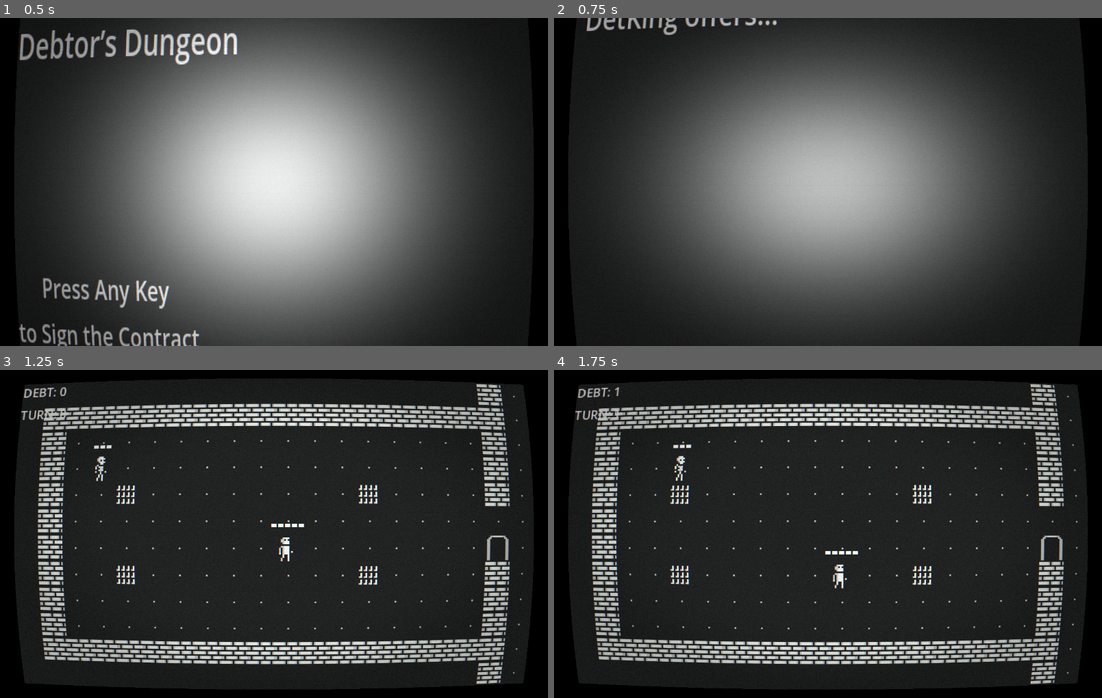
Above: before the commit, frames 1-4 (two rows, left to right).
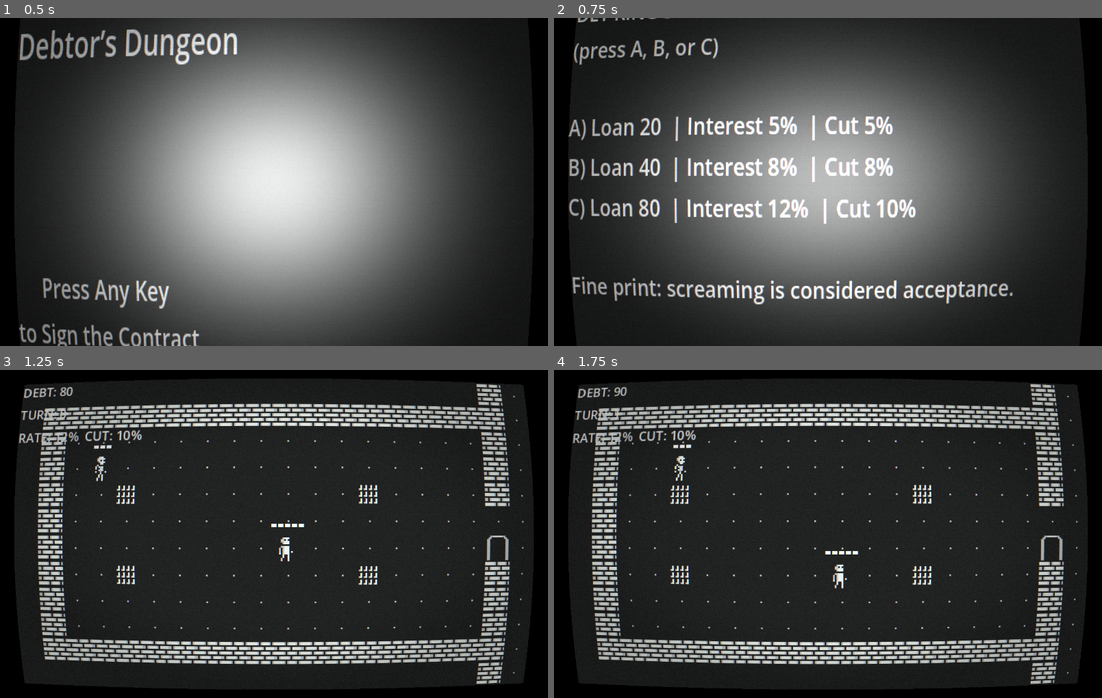
Above: after the commit, the same moments.

Repository: LunchBoxValley/lenders_quest
Game: Godot game, scene res://scenes/title.tscn
Two runs of this game, one before a commit and one after it. Both use one fixed random seed, a clock stepped at 60 frames per second and the inputs below.
Inputs (mouse positions are in pixels of both pictures, inside the frame that each line leads up to):
- Up to frame 1 (0.5 s): no input
- Up to frame 2 (0.75 s): tap Enter at 0.5 s; move the mouse to (948, 165) at 0.52 s; hold Right (ui_right) from 0.53 s (still down); tap B at 0.6 s; click (948, 165) at 0.67 s
- Up to frame 3 (1.25 s): keep holding Right (ui_right); tap C at 0.8 s
- Up to frame 4 (1.75 s): move the mouse to (718, 550) at 1.27 s; release Right (ui_right) at 1.28 s; hold Down (ui_down) from 1.28 s (still down); tap C at 1.35 s; tap B at 1.55 s

Frame 1 is identical in both runs. In frame 2, 7.8% of the frame differs, in the area x 2-84%, y 0-88%; in frame 3, 0.4%; in frame 4, 0.4%.

Commit message:
working on interest
working on interest

Diff:
--- a/project.godot
+++ b/project.godot
@@ -14,6 +14,10 @@
 run/main_scene="uid://cqnk42f4dctqf"
 config/features=PackedStringArray("4.6", "GL Compatibility")
 config/icon="res://icon.svg"
+
+[autoload]
+
+GameManager="*uid://blspb3owtt6qk"
 
 [display]
 
--- /dev/null
+++ b/scenes/contract.gd
@@ -0,0 +1,85 @@
+extends Node2D
+
+@export var label_path: NodePath
+@export var next_scene: PackedScene
+
+# 3 simple offers (starter defaults)
+@export var loan_a: int = 20
+@export var interest_a: float = 0.05
+@export var cut_a: float = 0.05
+
+@export var loan_b: int = 40
+@export var interest_b: float = 0.08
+@export var cut_b: float = 0.08
+
+@export var loan_c: int = 80
+@export var interest_c: float = 0.12
+@export var cut_c: float = 0.10
+
+@export var input_delay_sec: float = 0.20
+
+var _label: Label
+var _ready_time: float = 0.0
+var _can_input: bool = false
+
+
+func _ready() -> void:
+	_ready_time = Time.get_ticks_msec() / 1000.0
+	_label = get_node_or_null(label_path) as Label
+	_refresh_text()
+
+
+func _process(_delta: float) -> void:
+	if _can_input:
+		return
+
+	var now: float = Time.get_ticks_msec() / 1000.0
+	if (now - _ready_time) >= input_delay_sec:
+		_can_input = true
+
+
+func _unhandled_input(event: InputEvent) -> void:
+	if not _can_input:
+		return
+
+	if event is InputEventKey and event.pressed and not event.echo:
+		var keycode: Key = (event as InputEventKey).keycode
+
+		if keycode == KEY_A:
+			_apply_choice(loan_a, interest_a, cut_a)
+		elif keycode == KEY_B:
+			_apply_choice(loan_b, interest_b, cut_b)
+		elif keycode == KEY_C:
+			_apply_choice(loan_c, interest_c, cut_c)
+
+
+func _apply_choice(loan_amount: int, interest_rate: float, cut_rate: float) -> void:
+	# Since GameManager is an Autoload, you can call it directly by name.
+	# This is the simplest and most reliable.
+	GameManager.set_contract(loan_amount, interest_rate, cut_rate)
+
+	if next_scene != null:
+		get_tree().change_scene_to_packed(next_scene)
+
+
+func _refresh_text() -> void:
+	if _label == null:
+		return
+
+	var ia: int = int(round(interest_a * 100.0))
+	var ib: int = int(round(interest_b * 100.0))
+	var ic: int = int(round(interest_c * 100.0))
+
+	var ca: int = int(round(cut_a * 100.0))
+	var cb: int = int(round(cut_b * 100.0))
+	var cc: int = int(round(cut_c * 100.0))
+
+	var text: String = ""
+	text += "DET KING'S CONTRACT\n"
+	text += "(press A, B, or C)\n\n"
+	text += "A) Loan %d  | Interest %d%%  | Cut %d%%\n" % [loan_a, ia, ca]
+	text += "B) Loan %d  | Interest %d%%  | Cut %d%%\n" % [loan_b, ib, cb]
+	text += "C) Loan %d  | Interest %d%%  | Cut %d%%\n\n" % [loan_c, ic, cc]
+	text += "Fine print: screaming is considered acceptance."
+
+	_label.text = text
--- a/scenes/contract.tscn
+++ b/scenes/contract.tscn
@@ -1,6 +1,6 @@
 [gd_scene format=3 uid="uid://cbjsobhk7y54s"]
 
-[ext_resource type="Script" uid="uid://bgp2fxfgkkwfv" path="res://scenes/title.gd" id="1_ypm2n"]
+[ext_resource type="Script" uid="uid://cpn17ry4673g" path="res://scenes/contract.gd" id="1_ypm2n"]
 [ext_resource type="PackedScene" uid="uid://cnov2a6ggkd7i" path="res://scenes/main.tscn" id="2_grrl1"]
 [ext_resource type="Script" uid="uid://5615wb1tsgqv" path="res://scenes/CRTController_Title.gd" id="3_81vop"]
 [ext_resource type="Shader" uid="uid://dffsrlv0h7r5j" path="res://scenes/title.gdshader" id="4_34sri"]
@@ -36,9 +36,15 @@
 shader_parameter/glitch_probability_per_second = 0.022
 shader_parameter/glitch_duration = 0.18
 shader_parameter/glitch_strength = 0.55
+shader_parameter/warmup_enabled = true
+shader_parameter/warmup_duration_sec = 2.0
+shader_parameter/warmup_glow_strength = 0.85
+shader_parameter/warmup_squeeze_strength = 0.75
+shader_parameter/warmup_blackout_strength = 0.65
 
 [node name="Contract" type="Node2D" unique_id=1606529292]
 script = ExtResource("1_ypm2n")
+label_path = NodePath("Hud/ContractLabel")
 next_scene = ExtResource("2_grrl1")
 
 [node name="Background" type="ColorRect" parent="." unique_id=271534866]
@@ -48,14 +54,11 @@
 
 [node name="Hud" type="CanvasLayer" parent="." unique_id=2125796130]
 
-[node name="Label" type="Label" parent="Hud" unique_id=55800458]
+[node name="ContractLabel" type="Label" parent="Hud" unique_id=55800458]
 offset_right = 40.0
 offset_bottom = 23.0
+theme_override_font_sizes/font_size = 12
 text = "“DetKing offers…”"
-
-[node name="Label2" type="Label" parent="Hud" unique_id=1791845119]
-offset_right = 40.0
-offset_bottom = 23.0
 
 [node name="PostFX" type="CanvasLayer" parent="." unique_id=1471383609]
 script = ExtResource("3_81vop")
--- a/scenes/game_manager.gd
+++ b/scenes/game_manager.gd
@@ -1,11 +1,12 @@
 extends Node
 
-@export var player_path: NodePath
-@export var label_path: NodePath
+# Fallback if no contract chosen yet (should rarely happen)
+@export var interest_per_turn: int = 1
 
-# Core pressure numbers (tiny prototype defaults)
-@export var starting_debt: int = 0
-@export var interest_per_turn: int = 1
+# Contract terms chosen on Contract screen
+var contract_loan: int = 0
+var contract_interest: float = 0.0
+var contract_cut: float = 0.0
 
 var turn_count: int = 0
 var debt: int = 0
@@ -14,21 +15,55 @@
 var _label: Label
 
 
-func _ready() -> void:
-	debt = starting_debt
+func bind_player(player: Node) -> void:
+	# Disconnect previous, if any
+	if _player != null and _player.has_signal("turn_taken"):
+		var c := Callable(self, "_on_player_turn_taken")
+		if _player.is_connected("turn_taken", c):
+			_player.disconnect("turn_taken", c)
 
-	_player = get_node_or_null(player_path)
-	_label = get_node_or_null(label_path) as Label
+	_player = player
 
+	# Connect new
 	if _player != null and _player.has_signal("turn_taken"):
-		_player.connect("turn_taken", Callable(self, "_on_player_turn_taken"))
+		var c2 := Callable(self, "_on_player_turn_taken")
+		if not _player.is_connected("turn_taken", c2):
+			_player.connect("turn_taken", c2)
 
+
+func bind_debt_label(label: Label) -> void:
+	_label = label
+	_update_hud()
+
+
+func set_contract(loan_amount: int, interest_rate: float, cut_rate: float) -> void:
+	contract_loan = loan_amount
+	contract_interest = interest_rate
+	contract_cut = cut_rate
+
+	# Loan becomes starting debt (simple + clear)
+	turn_count = 0
+	debt = loan_amount
+	_update_hud()
+
+
+func reset_run() -> void:
+	turn_count = 0
+	debt = contract_loan
 	_update_hud()
 
 
 func _on_player_turn_taken(_player_grid_pos: Vector2i) -> void:
 	turn_count += 1
-	debt += interest_per_turn
+
+	# NEW: real interest tick based on current debt and contract rate
+	if contract_interest <= 0.0:
+		debt += interest_per_turn
+	else:
+		var interest: int = int(ceil(float(debt) * contract_interest))
+		interest = maxi(1, interest) # always at least 1 per turn
+		debt += interest
+
 	_update_hud()
 
 
@@ -36,5 +71,7 @@
 	if _label == null:
 		return
 
-	# Keep it simple: white text, no color styling yet
-	_label.text = "DEBT: %d\nTURN: %d" % [debt, turn_count]
+	var interest_pct: int = int(round(contract_interest * 100.0))
+	var cut_pct: int = int(round(contract_cut * 100.0))
+
+	_label.text = "DEBT: %d\nTURN: %d\nRATE: %d%%  CUT: %d%%" % [debt, turn_count, interest_pct, cut_pct]
--- /dev/null
+++ b/scenes/main.gd
@@ -0,0 +1,14 @@
+extends Node
+
+@export var player_path: NodePath
+@export var debt_label_path: NodePath
+
+func _ready() -> void:
+	var player := get_node_or_null(player_path)
+	var label := get_node_or_null(debt_label_path) as Label
+
+	if player != null:
+		GameManager.bind_player(player)
+
+	if label != null:
+		GameManager.bind_debt_label(label)
--- a/scenes/main.tscn
+++ b/scenes/main.tscn
@@ -1,7 +1,7 @@
 [gd_scene format=4 uid="uid://cnov2a6ggkd7i"]
 
 [ext_resource type="Texture2D" uid="uid://cmke1g7bfgxm6" path="res://assets/tilesets/tileset.png" id="1_o5qli"]
-[ext_resource type="Script" uid="uid://blspb3owtt6qk" path="res://scenes/game_manager.gd" id="1_tipki"]
+[ext_resource type="Script" uid="uid://dsv8q68xf65ts" path="res://scenes/main.gd" id="1_tipki"]
 [ext_resource type="PackedScene" uid="uid://hpg5n2ldv2tm" path="res://scenes/player.tscn" id="2_0wfyh"]
 [ext_resource type="PackedScene" uid="uid://cbo7omnec2pp7" path="res://scenes/enemy.tscn" id="2_sugp2"]
 [ext_resource type="PackedScene" uid="uid://7n84pvrirrmd" path="res://scenes/step_dust.tscn" id="3_tbgi4"]
@@ -69,6 +69,9 @@
 
 [node name="Main" type="Node2D" unique_id=1252642730]
 y_sort_enabled = true
+script = ExtResource("1_tipki")
+player_path = NodePath("Player")
+debt_label_path = NodePath("Hud/DebtLabel")
 
 [node name="BackGround" type="ColorRect" parent="." unique_id=1274117198]
 offset_left = -634.0
@@ -85,11 +88,6 @@
 theme_override_font_sizes/font_size = 8
 text = "Debt: 12
 Turn: 34"
-
-[node name="GameManager" type="Node" parent="." unique_id=1150944853]
-script = ExtResource("1_tipki")
-player_path = NodePath("../Player")
-label_path = NodePath("../Hud/DebtLabel")
 
 [node name="TileMapLayer" type="TileMapLayer" parent="." unique_id=812214259]
 y_sort_enabled = true
Not shown, added: scenes/contract.gd.uid
Not shown, added: scenes/main.gd.uid
